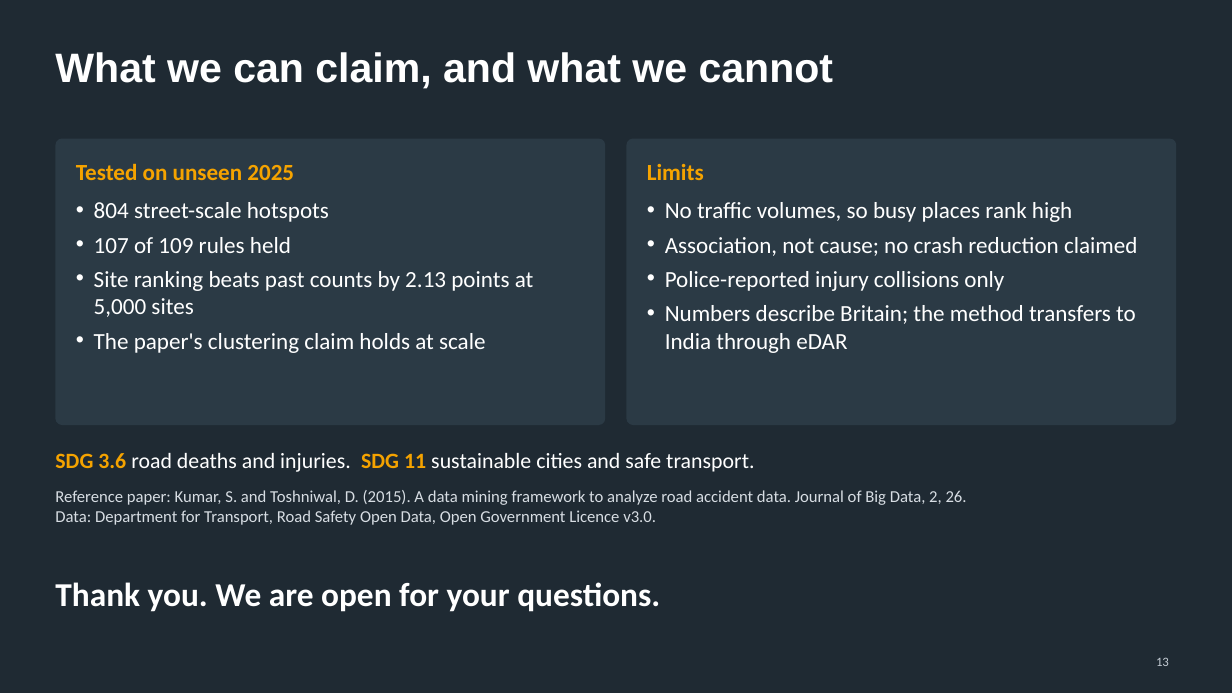
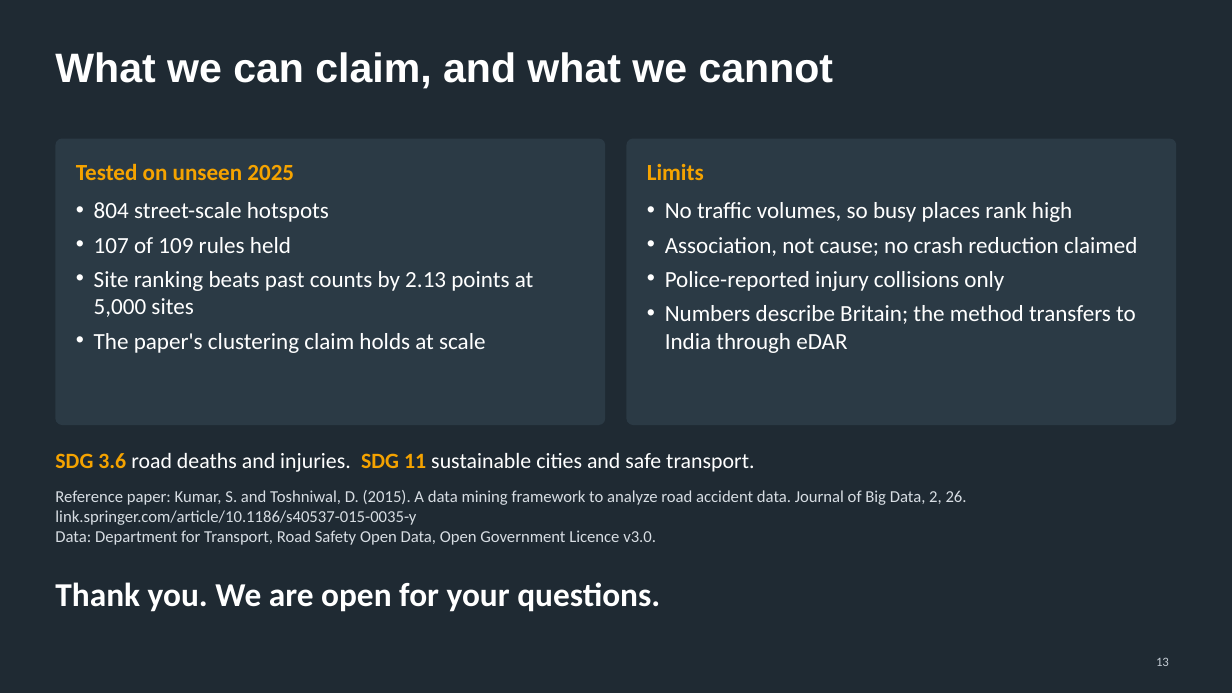
Before and after one commit to Anexus5919/DMBI-CAs-VESIT_D15A_Gr-09-Roll.no.54-52-53-49, a slide deck: slide 13 of DMBI CAs 54,52,53,49/CA2/CA2 DMBI Group 09.pptx. Drawn at 1232x693 pixels with LibreOffice and Linux fonts; fonts in the diff are those of the drawing. Boxes give left, top, right and bottom in pixels: in the first picture for what was removed or moved away, otherwise in the second. Text is boxed around its words. In the diff, an @@ line names an element or a change of style, - is before the commit and + after.

Commit message:
fix(docs): point the reference paper to its article page

```diff
--- a/DMBI CAs 54,52,53,49/CA2/CA2 DMBI Group 09.pptx
+++ b/DMBI CAs 54,52,53,49/CA2/CA2 DMBI Group 09.pptx
@@ text at box(55, 490, 967, 525): text changed @@
-Reference paper: Kumar, S. and Toshniwal, D. (2015). A data mining framework to analyze road accident data. Journal of Big Data, 2, 26.
+Reference paper: Kumar, S. and Toshniwal, D. (2015). A data mining framework to analyze road accident data. Journal of Big Data, 2, 26. link.springer.com/article/10.1186/s40537-015-0035-y
```
Also in this commit, not shown: 5 other files.
